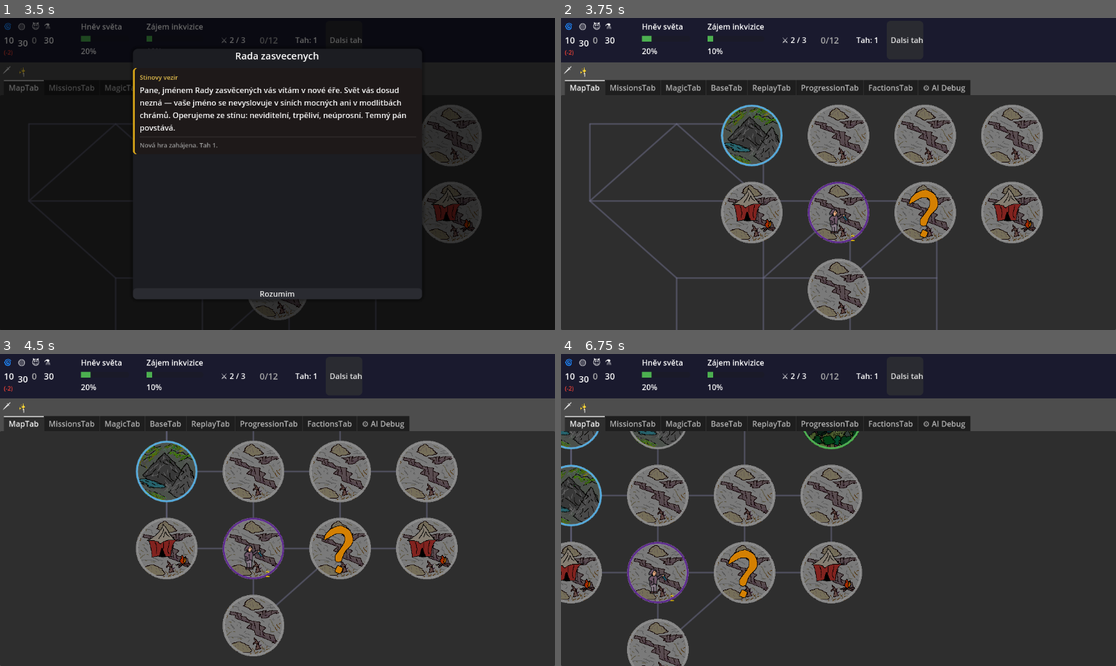
Above: before the commit, frames 1-4 (two rows, left to right).
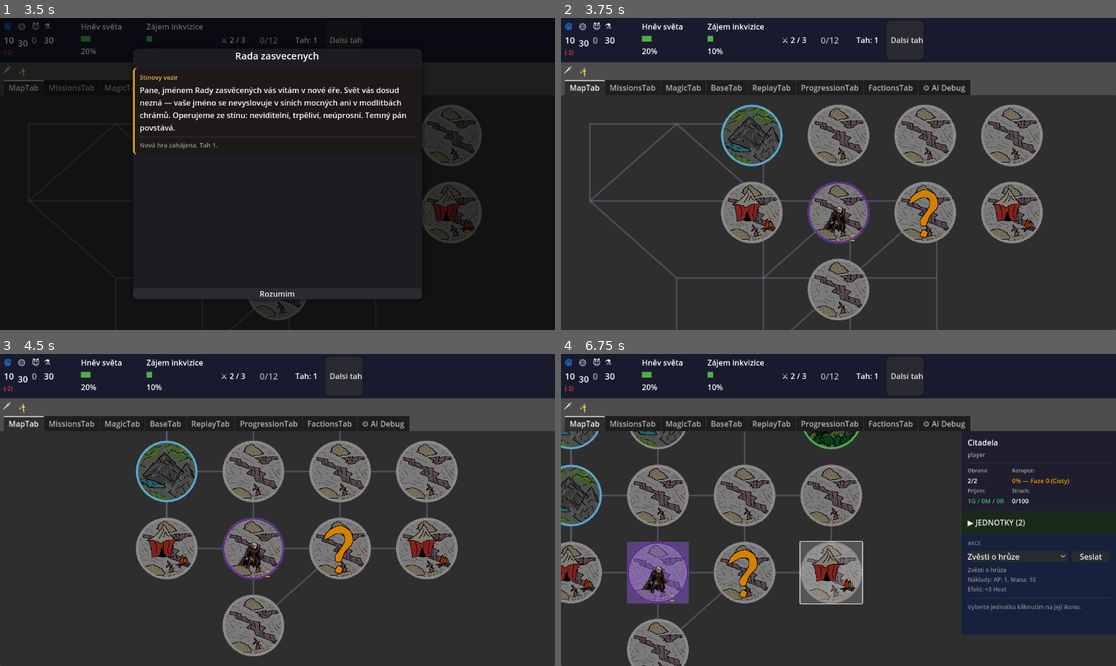
Above: after the commit, the same moments.

Repository: HannibalCZ/dark-lord
Game: Godot game, scene res://scenes/Main.tscn
Two runs of this game, one before a commit and one after it. Both use one fixed random seed, a clock stepped at 60 frames per second and the inputs below.
Inputs (mouse positions are in pixels of both pictures, inside the frame that each line leads up to):
- Up to frame 1 (3.5 s): click "Dalsi tah" at 0.5 s; click "🗡" at 1.25 s; click "✨" at 2 s; click (188, 58) at 2.77 s
- Up to frame 2 (3.75 s): click "Rozumim" at 3.5 s
- Up to frame 3 (4.5 s): tap Enter at 4.25 s; move the mouse to (399, 494) at 4.27 s; hold D from 4.28 s (still down); click (399, 494) at 4.42 s
- Up to frame 4 (6.75 s): move the mouse to (727, 525) at 5.02 s; release D at 5.03 s; hold S 5.03-5.78 s; click (727, 525) at 5.17 s; move the mouse to (894, 441) at 5.77 s; hold D 5.78-6.53 s; click (894, 441) at 5.92 s; move the mouse to (810, 572) at 6.52 s; hold W from 6.53 s (still down); click (810, 572) at 6.67 s

Frame 1 is identical in both runs. In frame 2, 0.2% of the frame differs, in the area x 47-52%, y 60-70%; in frame 3, 0.2%; in frame 4, 4.2%, in the area x 11-100%, y 24-83%.

Commit message:
refactor(v0.06): WorldAI přebírá eskalační logiku current_behavior paladínů
Přesunout přiřazení faction.current_behavior z GameState._check_heat_thresholds()
do nové metody WorldAIManager.update_faction_behaviors() / _update_paladin_behavior().

Motivace: _check_heat_thresholds() hardcodovala string "paladin" a přímo manipulovala
strategickým stavem frakce — toto je doména WorldAIManager, ne GameState.

Změny:
- WorldAIManager: přidány update_faction_behaviors() a _update_paladin_behavior();
  výpočet efektivního heatu (heat + reputation_modifier) a nastavení Behavior enumu
  je identické s původní logikou
- GameState.advance_turn(): přidáno world_ai_manager.update_faction_behaviors()
  za _check_heat_thresholds(), před _check_awareness_thresholds()
- GameState._check_heat_thresholds(): odstraněn behavior enum blok (11 řádků);
  heat_stage tracking a one-shot milestone logy zůstávají beze změny

Pořadí volání zachováno: reputation_manager.update_all() → _check_heat_thresholds()
→ update_faction_behaviors() — reputation_modifier je čerstvý při výpočtu eff heatu.
AIManager._pick_profile() čte faction.current_behavior beze změny.

Co-Authored-By: Claude Sonnet 4.6 <noreply@anthropic.com>

Diff:
--- a/managers/WorldAIManager.gd
+++ b/managers/WorldAIManager.gd
@@ -25,6 +25,28 @@
 # ---------------------------------------------------------------------------
 # Herní smyčka
 # ---------------------------------------------------------------------------
+
+# Nastaví current_behavior pro každou řízenou frakci podle aktuálního herního stavu.
+# Voláno z GameState.advance_turn() po reputation_manager.update_all() —
+# reputation_modifier musí být čerstvě přepočítán před výpočtem efektivního heatu.
+func update_faction_behaviors() -> void:
+	_update_paladin_behavior()
+
+func _update_paladin_behavior() -> void:
+	var faction: Faction = game_state.faction_manager.get_faction("paladin")
+	if faction == null:
+		return
+	var eff: int = game_state.heat + faction.reputation_modifier
+	if eff >= Balance.HEAT_MAX:
+		faction.current_behavior = Faction.Behavior.COORDINATED
+	elif eff >= Balance.HEAT_STAGE_3:
+		faction.current_behavior = Faction.Behavior.AGGRESSIVE
+	elif eff >= Balance.HEAT_STAGE_2:
+		faction.current_behavior = Faction.Behavior.ACTING
+	elif eff >= Balance.HEAT_STAGE_1:
+		faction.current_behavior = Faction.Behavior.PATROLLING
+	else:
+		faction.current_behavior = Faction.Behavior.PASSIVE
 
 # Hlavní entry point — volat z GameState.advance_turn().
 func process_turn() -> void:
@@ -154,7 +176,7 @@
 
 # Přesun paladínských armád směrem k hráči (heat 85 — fáze výhrůžky).
 # POZOR: AIManager.execute_ai_turn() již pohybuje všemi paladin_army jednotkami
-# přes profil paladin_threat (AGGRESSIVE behavior) nastaveným v _check_heat_thresholds().
+# přes profil paladin_threat (AGGRESSIVE behavior) nastaveným v update_faction_behaviors().
 # Tento handler zatím pouze loguje záměr — nevykonává duplicitní pohyb.
 # Budoucí migrace: přesunout pohybovou logiku sem a řídit přes WorldAI plán.
 func _handler_move_army_toward_player(actor: AIActor, params: Dictionary) -> void:
@@ -166,7 +188,7 @@
 
 # Útok na hráčovu základnu (heat 100 — závěrečná výprava).
 # POZOR: AIManager.execute_ai_turn() již pohybuje paladin_army jednotkami
-# přes profil final_assault (COORDINATED behavior) nastaveným v _check_heat_thresholds().
+# přes profil final_assault (COORDINATED behavior) nastaveným v update_faction_behaviors().
 # Tento handler zatím pouze loguje záměr — nevykonává duplicitní útok.
 # Budoucí migrace: přesunout útočnou logiku sem a řídit přes WorldAI plán.
 func _handler_attack_player_base(actor: AIActor, params: Dictionary) -> void:
--- a/scenes/ui/MapTab.tscn
+++ b/scenes/ui/MapTab.tscn
@@ -173,21 +173,6 @@
 layout_mode = 2
 text = "Zrusit vyber"
 
-[node name="UnitSelectContainer" type="HBoxContainer" parent="HBoxContainer/RightPanel/ScrollContainer/ScrollContent/ActionsSection/VBoxContainer"]
-visible = false
-layout_mode = 2
-theme_override_constants/separation = 8
-
-[node name="UnitSelectLabel" type="Label" parent="HBoxContainer/RightPanel/ScrollContainer/ScrollContent/ActionsSection/VBoxContainer/UnitSelectContainer"]
-layout_mode = 2
-text = "Jednotka:"
-theme_override_font_sizes/font_size = 12
-
-[node name="UnitSelect" type="OptionButton" parent="HBoxContainer/RightPanel/ScrollContainer/ScrollContent/ActionsSection/VBoxContainer/UnitSelectContainer"]
-layout_mode = 2
-size_flags_horizontal = 3
-clip_text = true
-
 [node name="MissionRow" type="HBoxContainer" parent="HBoxContainer/RightPanel/ScrollContainer/ScrollContent/ActionsSection/VBoxContainer"]
 layout_mode = 2
 theme_override_constants/separation = 8
@@ -209,3 +194,12 @@
 theme_override_colors/font_color = Color(0.533, 0.533, 0.533, 1)
 theme_override_font_sizes/font_size = 12
 autowrap_mode = 3
+
+[node name="UnitSelectContainer" type="HBoxContainer" parent="HBoxContainer/RightPanel/ScrollContainer/ScrollContent/ActionsSection/VBoxContainer"]
+layout_mode = 2
+
+[node name="UnitSelectLabel" type="Label" parent="HBoxContainer/RightPanel/ScrollContainer/ScrollContent/ActionsSection/VBoxContainer/UnitSelectContainer"]
+layout_mode = 2
+
+[node name="UnitSelect" type="OptionButton" parent="HBoxContainer/RightPanel/ScrollContainer/ScrollContent/ActionsSection/VBoxContainer/UnitSelectContainer"]
+layout_mode = 2
--- a/scenes/ui/RegionTile.tscn
+++ b/scenes/ui/RegionTile.tscn
@@ -31,6 +31,7 @@
 anchor_bottom = 1.0
 grow_horizontal = 2
 grow_vertical = 2
+mouse_filter = 2
 texture = ExtResource("2_jel24")
 
 [node name="Highlight" type="ColorRect" parent="."]
@@ -40,6 +41,7 @@
 anchor_bottom = 1.0
 grow_horizontal = 2
 grow_vertical = 2
+mouse_filter = 2
 color = Color(1, 1, 1, 0)
 
 [node name="Button" type="Button" parent="."]
@@ -58,7 +60,7 @@
 anchor_bottom = 1.0
 grow_horizontal = 2
 grow_vertical = 2
-mouse_filter = 1
+mouse_filter = 2
 
 [node name="TagIcon" type="TextureRect" parent="Overlay"]
 layout_mode = 1
@@ -95,7 +97,6 @@
 offset_top = -23.0
 offset_right = 40.0
 grow_vertical = 0
-mouse_filter = 2
 horizontal_alignment = 1
 vertical_alignment = 2
 
@@ -123,7 +124,6 @@
 offset_top = -23.0
 grow_horizontal = 0
 grow_vertical = 0
-mouse_filter = 2
 theme_override_colors/font_color = Color(1, 0, 0, 1)
 horizontal_alignment = 1
 
--- a/scenes/ui/ReplayTab.tscn
+++ b/scenes/ui/ReplayTab.tscn
@@ -33,4 +33,3 @@
 custom_minimum_size = Vector2(0, 150)
 layout_mode = 2
 size_flags_vertical = 3
-bbcode_enabled = false
--- a/scripts/GameState.gd
+++ b/scripts/GameState.gd
@@ -424,6 +424,7 @@
 
 	# HEAT reakce
 	_check_heat_thresholds(old_heat, heat)
+	world_ai_manager.update_faction_behaviors()
 	# AWARENESS reakce
 	_check_awareness_thresholds(prev_awareness, awareness)
 
@@ -544,18 +545,6 @@
 			"text": "💀 [HEAT 100] Začíná závěrečná křížová výprava proti Temnému pánovi!"
 		})
 
-	# --- BEHAVIOR ENUM — zalozeno na efektivnim heat vcetne rep_mod ---
-	# HEAT_MAX (100) musí být před STAGE_3 (85) — obě podmínky by jinak platily současně
-	if eff_new >= Balance.HEAT_MAX:
-		paladin_faction.current_behavior = Faction.Behavior.COORDINATED
-	elif eff_new >= Balance.HEAT_STAGE_3:
-		paladin_faction.current_behavior = Faction.Behavior.AGGRESSIVE
-	elif eff_new >= Balance.HEAT_STAGE_2:
-		paladin_faction.current_behavior = Faction.Behavior.ACTING
-	elif eff_new >= Balance.HEAT_STAGE_1:
-		paladin_faction.current_behavior = Faction.Behavior.PATROLLING
-	else:
-		paladin_faction.current_behavior = Faction.Behavior.PASSIVE
 
 func _check_awareness_thresholds(old_aw: int, new_aw: int) -> void:
 	if old_aw == new_aw:
Binary file added: art/units/agent.PNG
Not shown, added: art/units/agent.PNG.import
Binary file added: art/units/explorer.PNG
Not shown, added: art/units/explorer.PNG.import
Binary file added: art/units/inquisitor.PNG
Not shown, added: art/units/inquisitor.PNG.import
Binary file added: art/units/orc_band.PNG
Not shown, added: art/units/orc_band.PNG.import
Binary file added: art/units/paladin_army.PNG
Not shown, added: art/units/paladin_army.PNG.import
Binary file added: art/units/vampire.PNG
Not shown, added: art/units/vampire.PNG.import
(and 17 more such lines)
